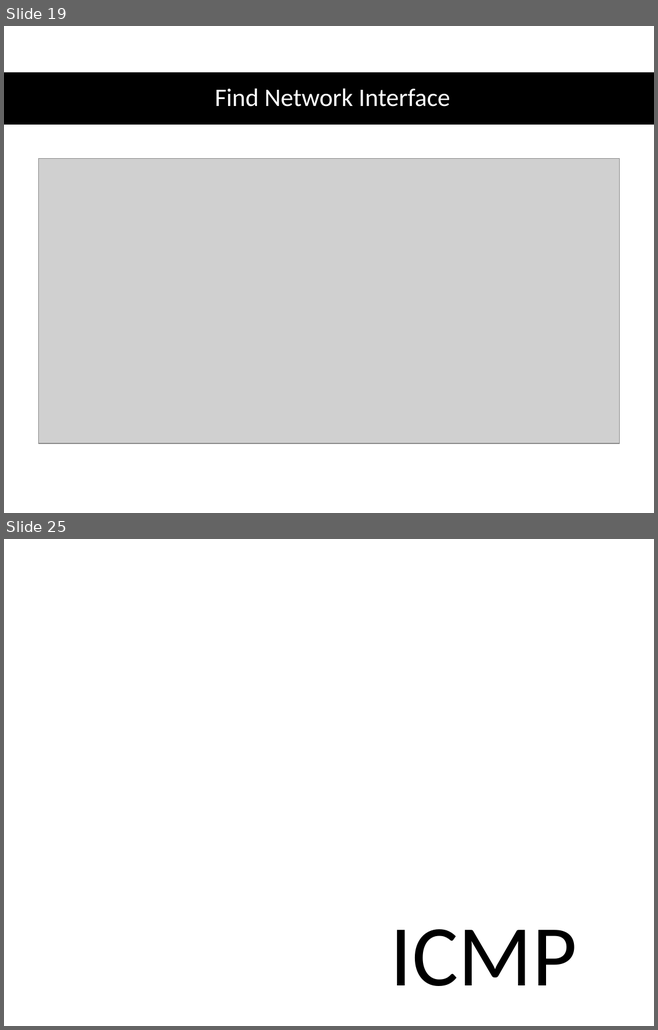
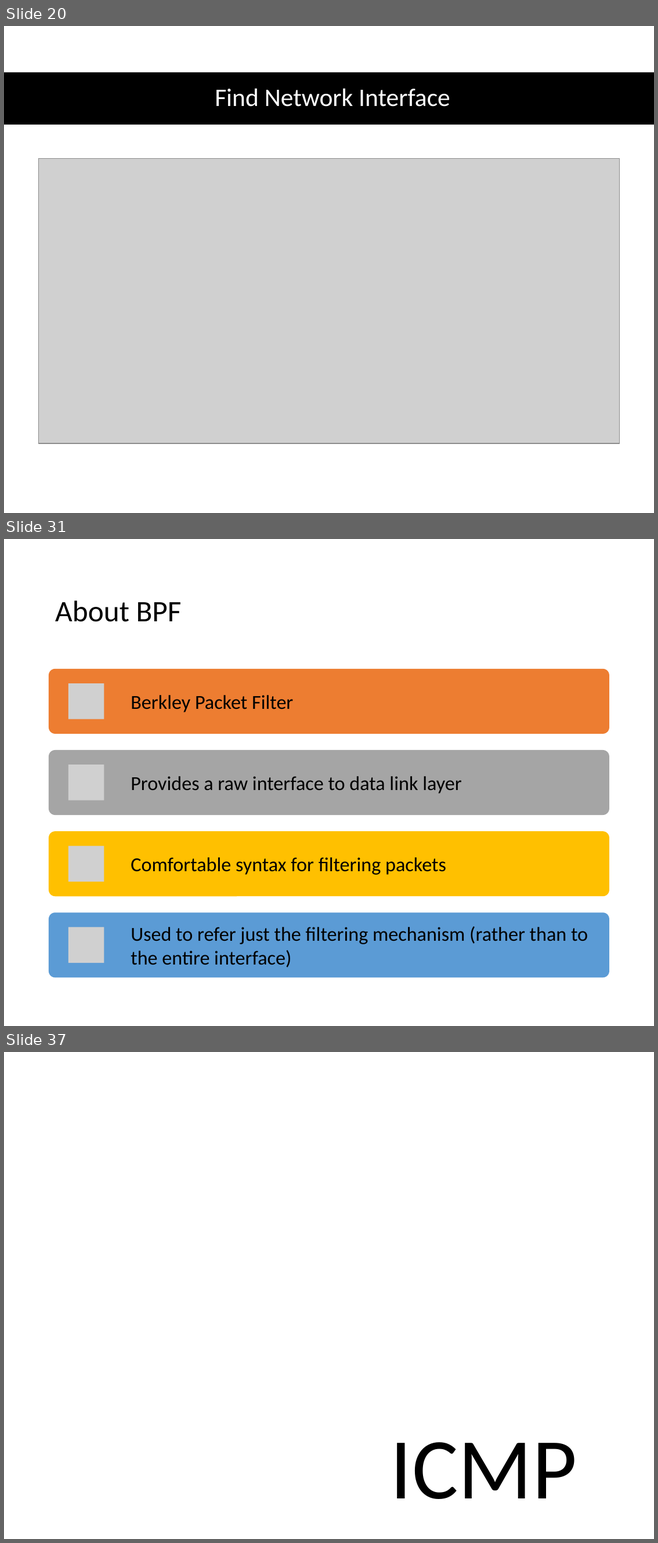
Before and after one commit to shirasael/20588, a slide deck: raw socket & libpcap & icmp.pptx. Shown one above the other, each under a label of ours: slides 19 and 25 before the commit, slides 20, 31 and 37 after it; the slides between them are not shown. The pictures are 658x1030 and 658x1543 pixels, drawn with LibreOffice and Linux fonts; fonts in the diff are those of the drawing; grey boxes stand for pictures; background and template pictures are left out. Boxes give left, top, right and bottom in pixels: in the first picture for what was removed or moved away, otherwise in the second. Text is boxed around its words. In the diff, an @@ line names an element or a change of style, - is before the commit and + after.

```diff
--- a/raw socket & libpcap & icmp.pptx
+++ b/raw socket & libpcap & icmp.pptx
@@ slide 31 added at <box>4,539,654,1026</box>, background #FFFFFF @@
@@ title added at <box>55,600,181,622</box>, 33 pt, text #000000 @@
+About BPF
@@ group added at <box>49,669,609,977</box>: 4 rounded rectangles, 4 pictures, 4 texts @@
+Berkley Packet Filter
+Provides a raw interface to data link layer
+Comfortable syntax for filtering packets
+Used to refer just the filtering mechanism (rather than to the entire interface)
@@ what was slide 19 is now slide 20 @@
@@ what was slide 25 is now slide 37 @@
```
Also in this commit, not shown: 2 slides changed, 16 other slides added, 4 slides removed.
